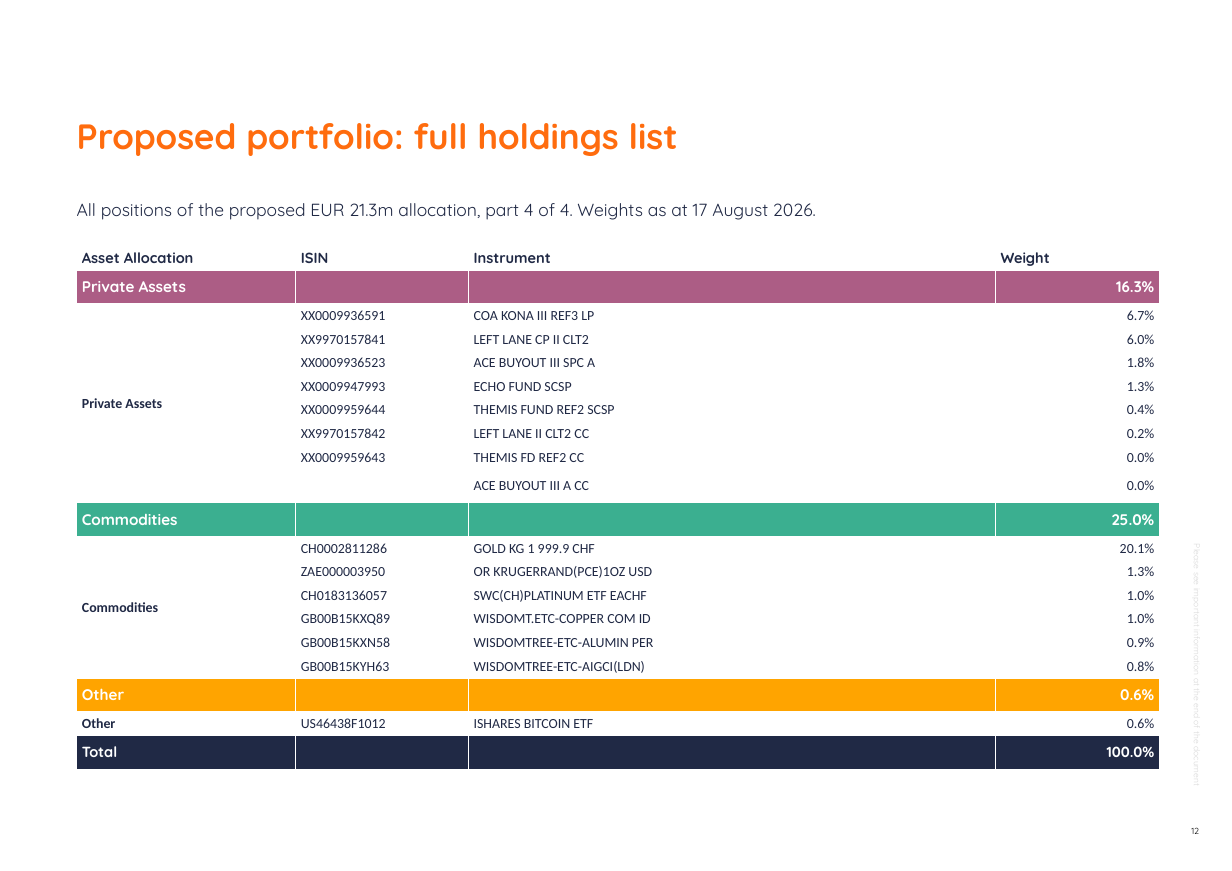
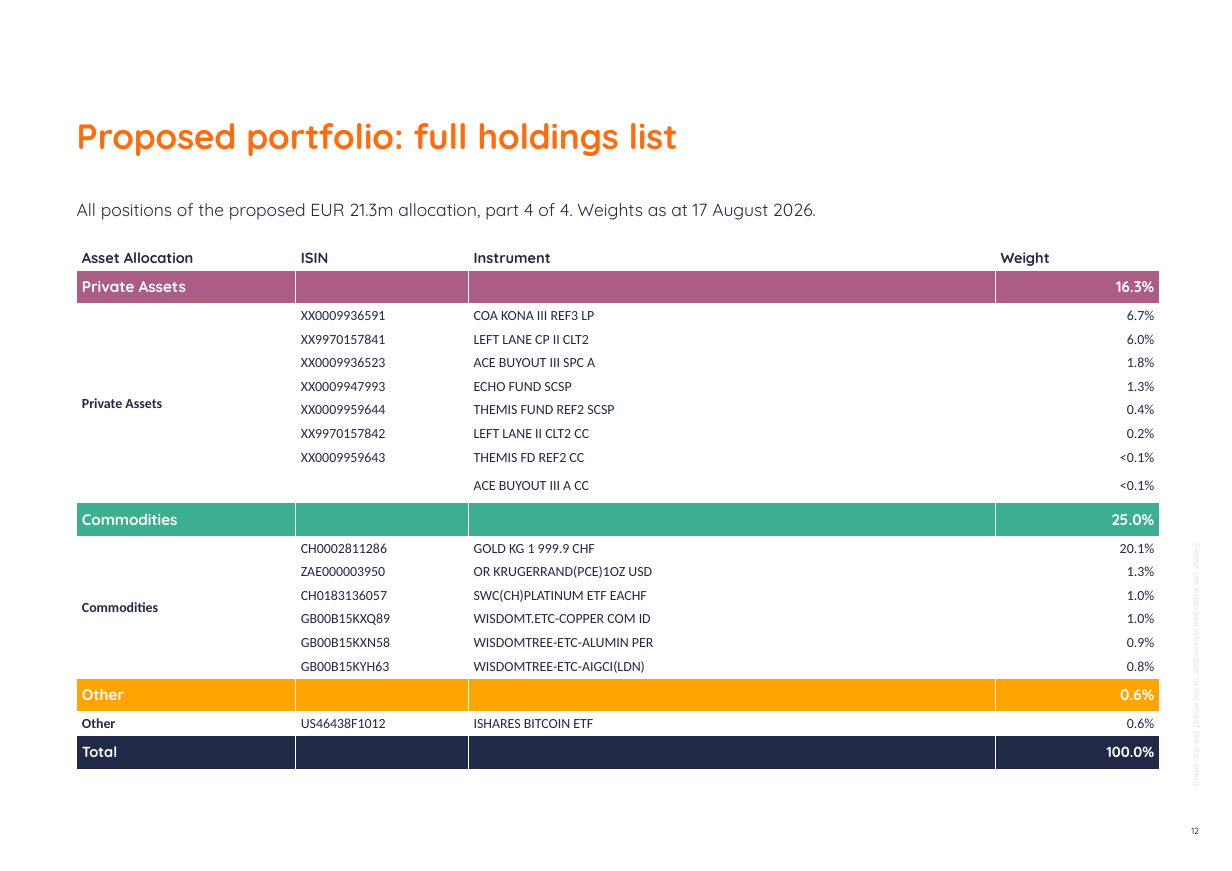
Before and after one commit to jb-db05/Investment_Proposal, a slide deck: slide 12 of investment-proposal-builder/work/example_output_deck.pptx. Drawn at 1232x871 pixels with LibreOffice and Linux fonts; fonts in the diff are those of the drawing; background and template pictures are left out. Boxes give left, top, right and bottom in pixels: in the first picture for what was removed or moved away, otherwise in the second. Text is boxed around its words. In the diff, an @@ line names an element or a change of style, - is before the commit and + after.

```diff
--- a/investment-proposal-builder/work/example_output_deck.pptx
+++ b/investment-proposal-builder/work/example_output_deck.pptx
@@ table at (x1=77, y1=247, x2=1160, y2=761) @@
-row 9, column 4: 0.0%
+row 9, column 4: <0.1%
-row 10, column 4: 0.0%
+row 10, column 4: <0.1%
```
Also in this commit, not shown: 7 other slides changed, 5 slides removed, 8 other files.
